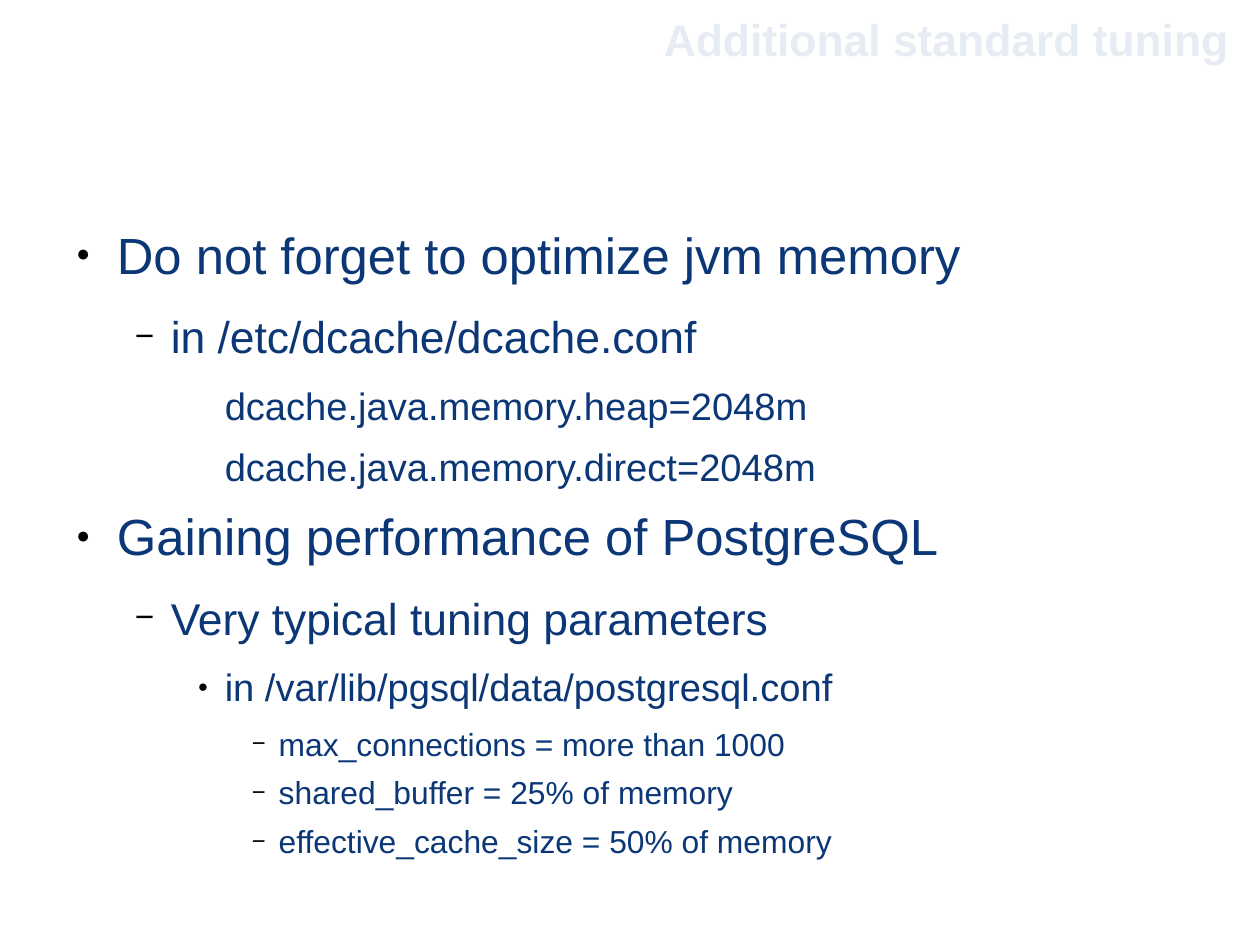
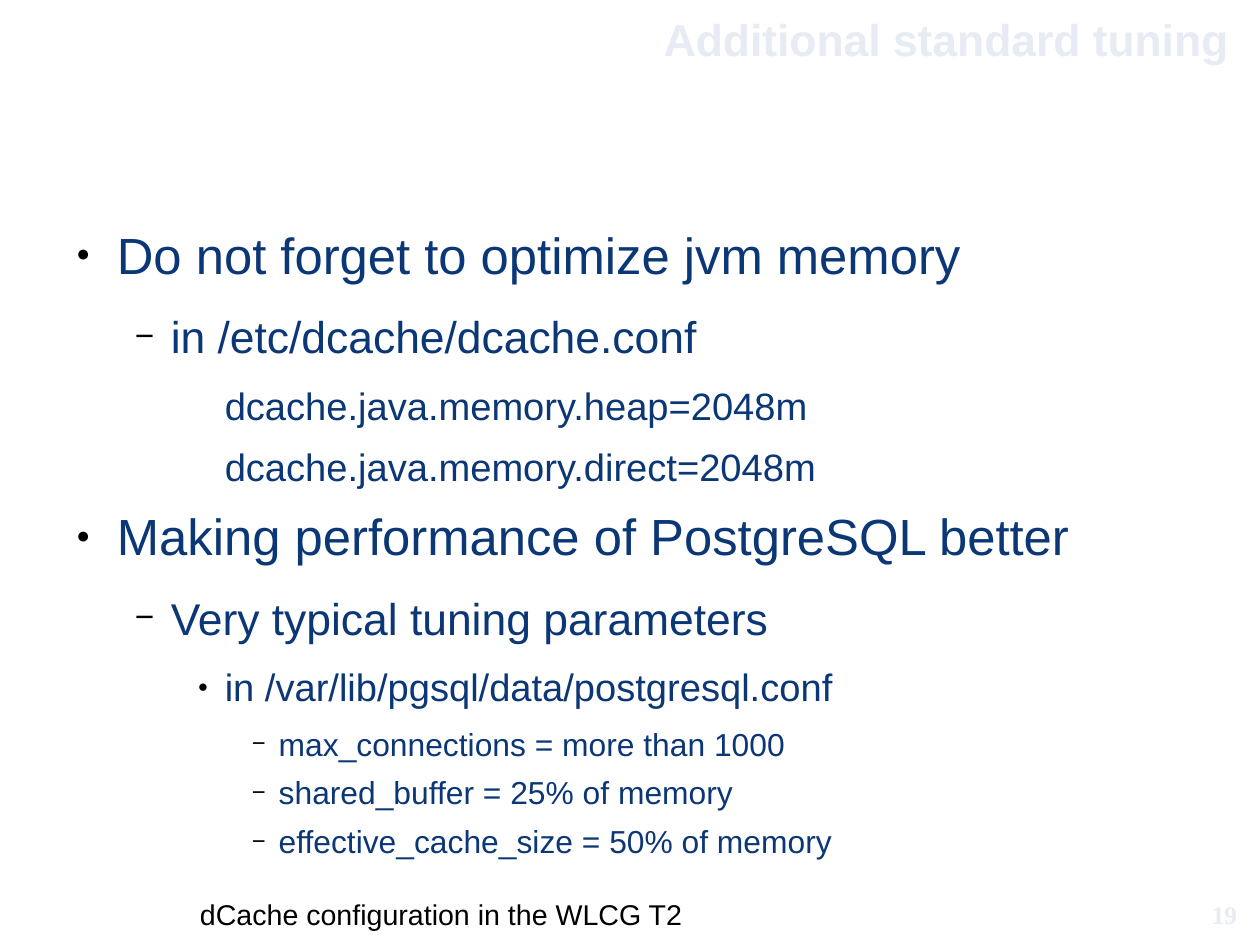
Before and after one commit to GenKawamura/GridKa2014-Material_ATLAS-T2_Example, a slide deck: slide 19 of dcache_wlcg_tier2_gridka.odp. Drawn at 1260x945 pixels with LibreOffice and Linux fonts; fonts in the diff are those of the drawing; background and template pictures are left out. Boxes give left, top, right and bottom in pixels: in the first picture for what was removed or moved away, otherwise in the second. Text is boxed around its words. In the diff, an @@ line names an element or a change of style, - is before the commit and + after.

```diff
--- a/dcache_wlcg_tier2_gridka.odp
+++ b/dcache_wlcg_tier2_gridka.odp
@@ text at (x1=117, y1=518, x2=1069, y2=566): text changed @@
-● Gaining performance of PostgreSQL
+● Making performance of PostgreSQL better
@@ page number added at (x1=1092, y1=887, x2=1237, y2=942), 16 pt, text #E7EBF3, bold @@
+19
@@ text added at (x1=200, y1=904, x2=682, y2=931), 18 pt, text #000000 @@
+dCache configuration in the WLCG T2
```
Also in this commit, not shown: 13 other slides changed, 5 slides added, 5 slides removed, 3 other files.
